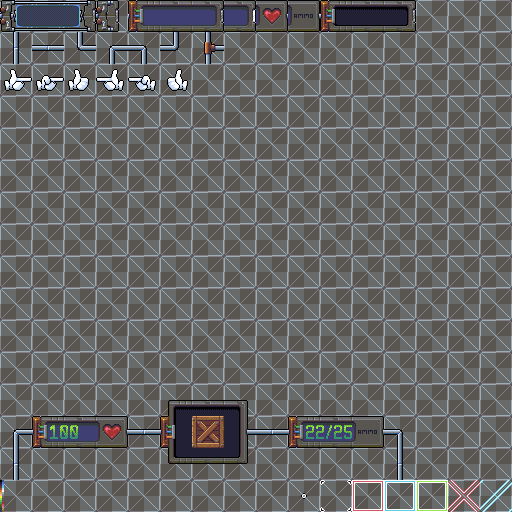
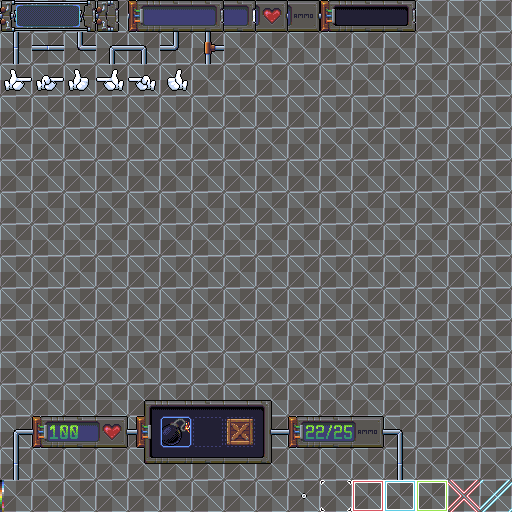
Revision of a layered (512, 512) image; what changed, layer by layer:
added layer "Inv Selection" in group "Test_ingame_UI" over [160, 416, 192, 448]
added group "bomb" with 3 layers in group "Test_ingame_UI" over [160, 418, 192, 446]
added layer "Bomb copy" in group "bomb" over [160, 418, 192, 446]
added layer "Block smaller" in group "Test_ingame_UI" over [227, 419, 253, 445]
hid "Block" over [192, 416, 224, 448]
added layer "Inv Slots" in group "Test_ingame_UI" over [161, 417, 255, 447]
added layer "IU Longer" in group "Test_ingame_UI" over [136, 400, 273, 464]
hid "IU" over [136, 400, 273, 464]
